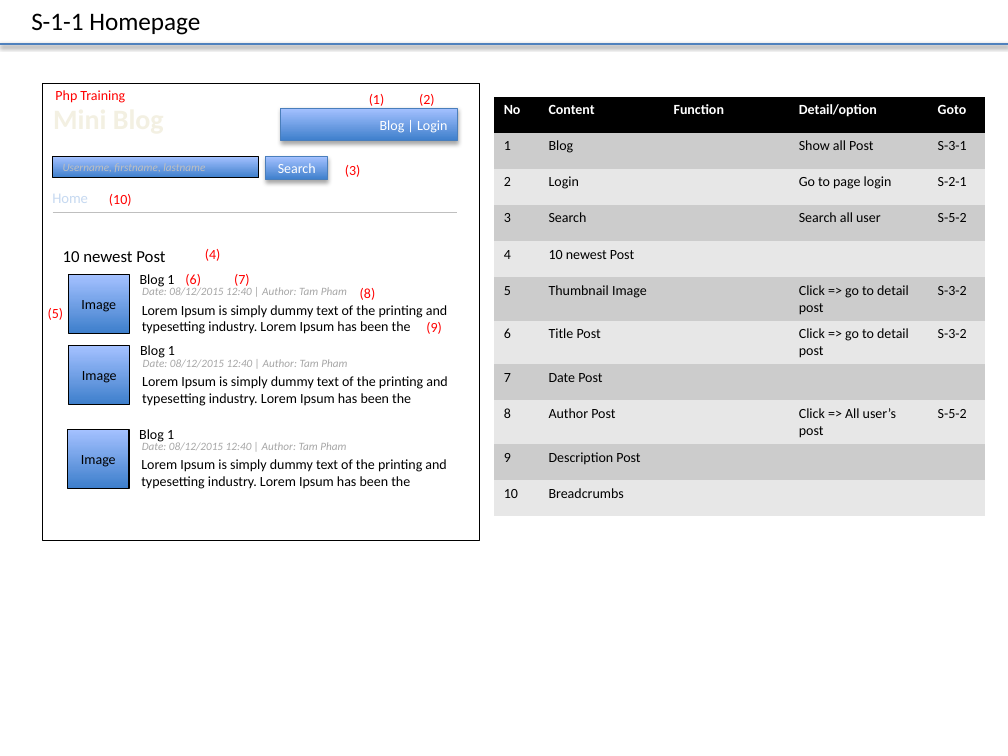
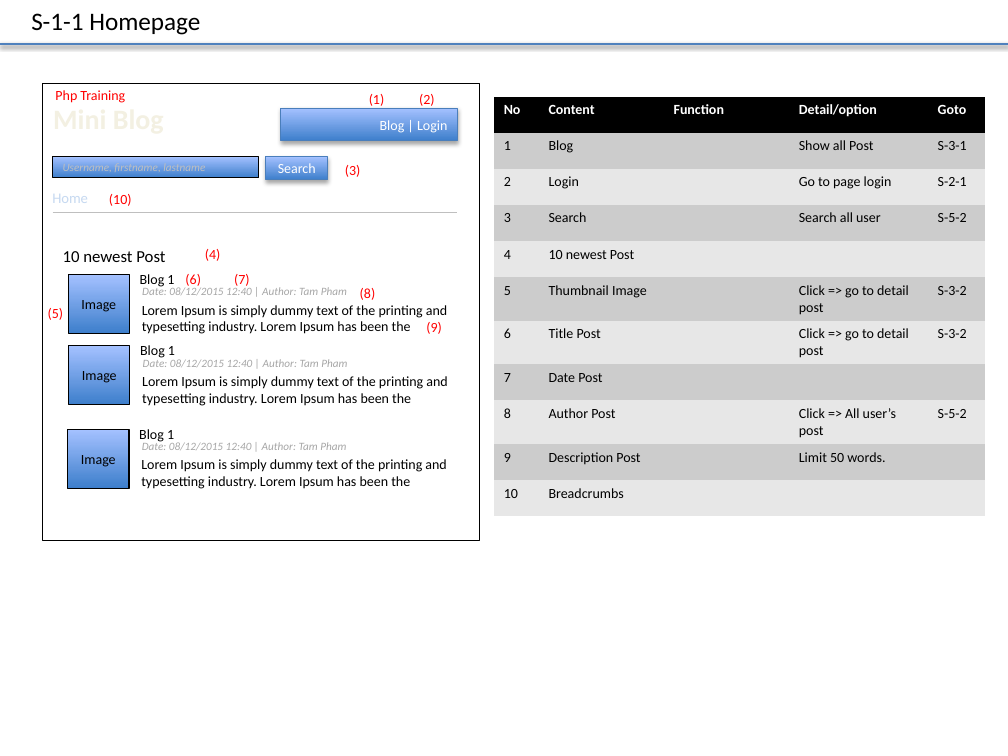
Before and after one commit to truong-vu-mulodo/mini-blog, a slide deck: slide 3 of php/tam-v.anh/doc/detail_design/frontend/wireframe/MiniBlog_Wireframe_Ver_0.1.0.pptx. Drawn at 1008x756 pixels with LibreOffice and Linux fonts; fonts in the diff are those of the drawing. Boxes give left, top, right and bottom in pixels: in the first picture for what was removed or moved away, otherwise in the second. Text is boxed around its words. In the diff, an @@ line names an element or a change of style, - is before the commit and + after.

```diff
--- a/php/tam-v.anh/doc/detail_design/frontend/wireframe/MiniBlog_Wireframe_Ver_0.1.0.pptx
+++ b/php/tam-v.anh/doc/detail_design/frontend/wireframe/MiniBlog_Wireframe_Ver_0.1.0.pptx
@@ table at [494,97,985,516] @@
-row 10, column 4: 
+row 10, column 4: Limit 50 words.
```
Also in this commit, not shown: 3 other slides changed, 2 slides added.
